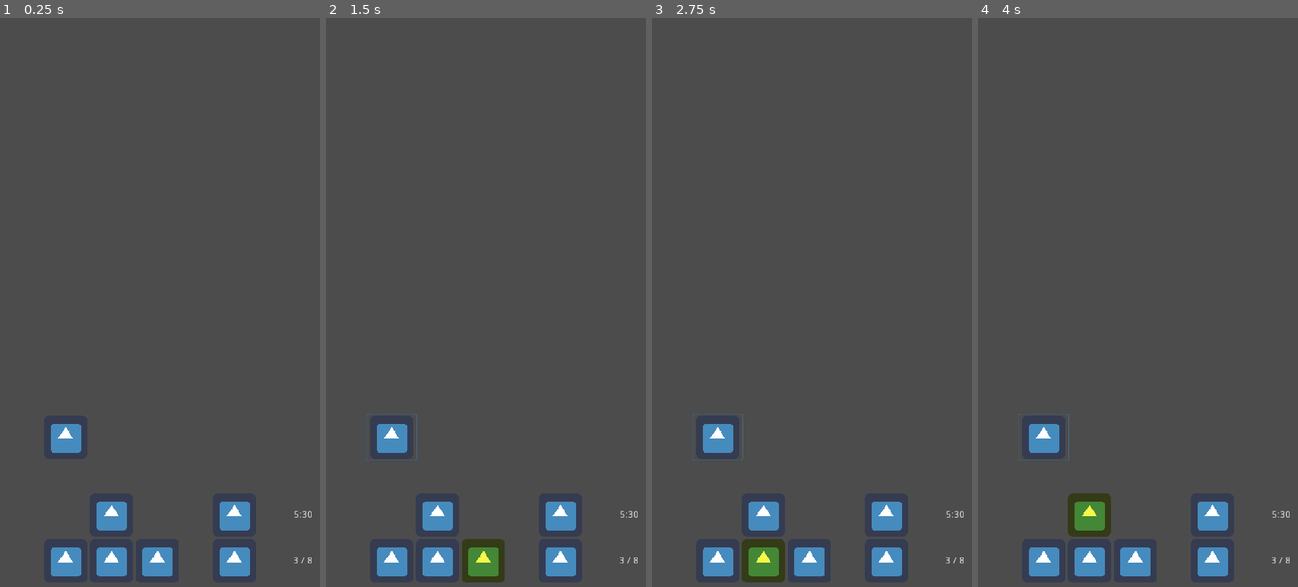
Above: before the commit, frames 1-4 (left to right).
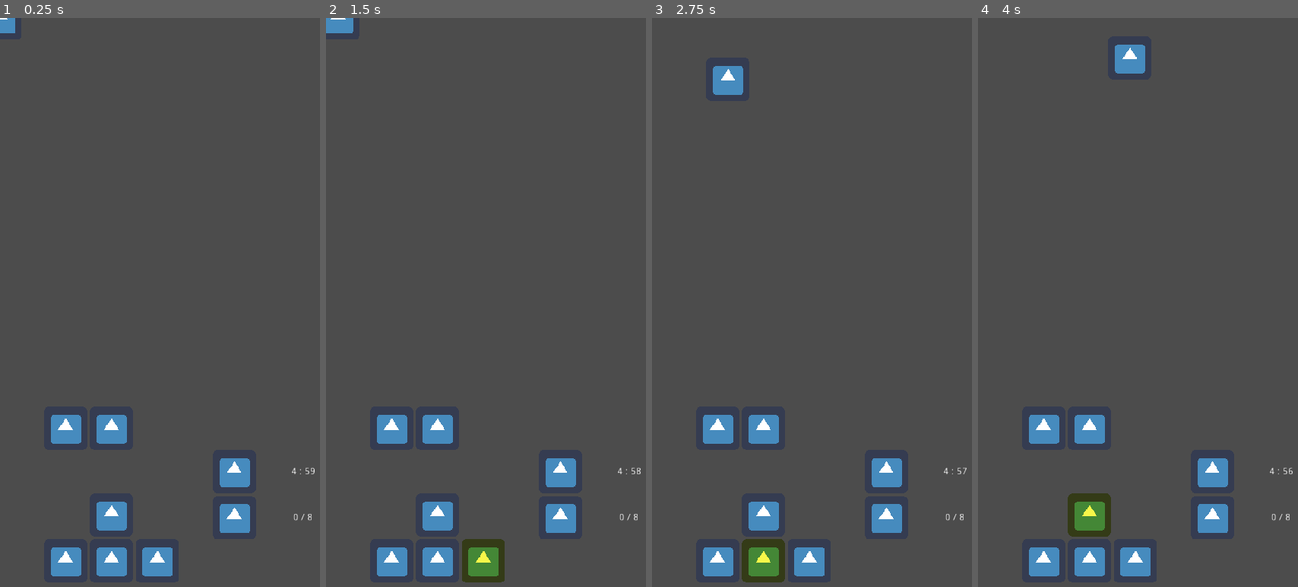
Above: after the commit, the same moments.

Repository: Qwerex56/Memo-Game
Game: Godot game, scene res://src/Scenes/Main.tscn
Same seed, same stepped clock (60 frames per second), same inputs: the game is played once before the commit and once after it. The project has no main scene, so this scene is started directly. The engine's default icon, where the game draws it, is replaced by a stand-in: a white triangle on a blue panel in a dark square.
Inputs (mouse positions are in pixels of both pictures, inside the frame that each line leads up to):
- Up to frame 1 (0.25 s): no input
- Up to frame 2 (1.5 s): click (390, 439) at 0.52 s; tap Enter at 1.25 s; hold D (move_right) from 1.28 s (still down); hold Space (open_tile) from 1.28 s (still down)
- Up to frame 3 (2.75 s): release D (move_right) at 2.03 s; release Space (open_tile) at 2.03 s; hold S (move_down) from 2.03 s (still down); tap Space (open_tile) at 2.1 s
- Up to frame 4 (4 s): release S (move_down) at 2.78 s; hold D (move_right) 2.78-3.53 s; hold Space (open_tile) 2.78-3.53 s; hold W (move_up) from 3.53 s (still down); tap Space (open_tile) at 3.6 s

The runs differ from the first frame. In frame 1, 2.2% of the frame differs, in the area x 0-99%, y 0-99%; in frame 2, 2.3%; in frame 3, 2.5%; in frame 4, 2.5%, in the area x 12-99%, y 4-99%.

Commit message:
Working Game Waiting for textures

Diff:
--- a/default_env.tres
+++ /dev/null
@@ -1,7 +0,0 @@
-[gd_resource type="Environment" load_steps=2 format=2]
-
-[sub_resource type="ProceduralSky" id=1]
-
-[resource]
-background_mode = 2
-background_sky = SubResource( 1 )
--- a/project.godot
+++ b/project.godot
@@ -13,6 +13,11 @@
 "class": "Grid",
 "language": "GDScript",
 "path": "res://src/Game Elements/Grid.gd"
+}, {
+"base": "Node2D",
+"class": "Main_Scene",
+"language": "GDScript",
+"path": "res://src/Scenes/Main.gd"
 }, {
 "base": "Control",
 "class": "Navigation_GUI",
@@ -31,6 +36,7 @@
 } ]
 _global_script_class_icons={
 "Grid": "",
+"Main_Scene": "",
 "Navigation_GUI": "",
 "Player": "",
 "Tile": ""
@@ -90,6 +96,12 @@
 , Object(InputEventKey,"resource_local_to_scene":false,"resource_name":"","device":0,"alt":false,"shift":false,"control":false,"meta":false,"command":false,"pressed":false,"scancode":0,"physical_scancode":16777217,"unicode":0,"echo":false,"script":null)
  ]
 }
+ui_reset_game={
+"deadzone": 0.5,
+"events": [ Object(InputEventKey,"resource_local_to_scene":false,"resource_name":"","device":0,"alt":false,"shift":false,"control":false,"meta":false,"command":false,"pressed":false,"scancode":82,"physical_scancode":0,"unicode":0,"echo":false,"script":null)
+, Object(InputEventKey,"resource_local_to_scene":false,"resource_name":"","device":0,"alt":false,"shift":false,"control":false,"meta":false,"command":false,"pressed":false,"scancode":0,"physical_scancode":82,"unicode":0,"echo":false,"script":null)
+ ]
+}
 
 [mono]
 
@@ -98,7 +110,3 @@
 [physics]
 
 common/enable_pause_aware_picking=true
-
-[rendering]
-
-environment/default_environment="res://default_env.tres"
--- a/src/GUI/Navigation.gd
+++ b/src/GUI/Navigation.gd
@@ -1,12 +1,26 @@
 extends Control
 class_name Navigation_GUI
+
+signal PauseGame()
+signal ResetGrid()
 
 export var arrow_up : NodePath
 export var arrow_down : NodePath
 export var arrow_left : NodePath
 export var arrow_right : NodePath
+export var pause_button : NodePath
+export var restart_button : NodePath
 
 export var glow_color : Color = Color.white
+
+export var main_scene : NodePath
+
+func _unhandled_key_input(event):
+	if event.is_action_pressed("ui_pause", false):
+		emit_signal("PauseGame")
+	if event.is_action_pressed("ui_reset_game", false):
+		emit_signal("ResetGrid")
+	pass
 
 func _process(_delta):
 	if Input.is_action_pressed("move_up"):
@@ -17,6 +31,10 @@
 		GlowUpArrow(get_node(arrow_left), glow_color)
 	if Input.is_action_pressed("move_right"):
 		GlowUpArrow(get_node(arrow_right), glow_color);
+	if Input.is_action_pressed("ui_pause"):
+		GlowUpArrow(get_node(pause_button), glow_color);
+	if Input.is_action_pressed("ui_reset_game"):
+		GlowUpArrow(get_node(restart_button), glow_color);
 
 	if Input.is_action_just_released("move_up"):
 		GlowUpArrow(get_node(arrow_up), Color.white)
@@ -26,12 +44,12 @@
 		GlowUpArrow(get_node(arrow_left), Color.white)
 	if Input.is_action_just_released("move_right"):
 		GlowUpArrow(get_node(arrow_right), Color.white);
+	if Input.is_action_just_released("ui_pause"):
+		GlowUpArrow(get_node(pause_button), Color.white)
+	if Input.is_action_just_released("ui_reset_game"):
+		GlowUpArrow(get_node(restart_button), Color.white)
 	pass
 
 func GlowUpArrow(arr : TextureRect, col : Color):
 	arr.modulate = col
 	pass
-
-func _on_Pause_Button_pressed():
-	print("pause")
-	pass # Replace with function body.
--- a/src/GUI/Navigation.tscn
+++ b/src/GUI/Navigation.tscn
@@ -1,13 +1,7 @@
-[gd_scene load_steps=5 format=2]
+[gd_scene load_steps=3 format=2]
 
 [ext_resource path="res://icon.png" type="Texture" id=1]
 [ext_resource path="res://src/GUI/Navigation.gd" type="Script" id=2]
-
-[sub_resource type="InputEventAction" id=1]
-action = "ui_pause"
-
-[sub_resource type="ShortCut" id=2]
-shortcut = SubResource( 1 )
 
 [node name="Navigation" type="Control"]
 anchor_top = 0.633
@@ -23,6 +17,8 @@
 arrow_down = NodePath("ButtonVisualizer/ArrowDown")
 arrow_left = NodePath("ButtonVisualizer/ArrowLeft")
 arrow_right = NodePath("ButtonVisualizer/ArrowRight")
+pause_button = NodePath("GameRestart/PauseGame")
+restart_button = NodePath("GameRestart/ResetGrid")
 glow_color = Color( 1.2, 1.2, 0.5, 1 )
 
 [node name="ButtonVisualizer" type="GridContainer" parent="."]
@@ -73,9 +69,9 @@
 
 [node name="GameStatus" type="VBoxContainer" parent="."]
 anchor_left = 0.53
-anchor_top = 0.475
+anchor_top = 0.246429
 anchor_right = 0.93
-anchor_bottom = 0.946429
+anchor_bottom = 0.717858
 rect_min_size = Vector2( 200, 0 )
 __meta__ = {
 "_edit_group_": true,
@@ -127,21 +123,29 @@
 margin_right = 200.0
 margin_bottom = 39.0
 size_flags_horizontal = 3
-text = "3 / 8"
+text = "0 / 8"
 align = 1
 valign = 1
 
-[node name="Pause Button" type="Button" parent="."]
-anchor_left = 0.018
-anchor_top = 0.0535714
-anchor_right = 0.17
-anchor_bottom = 0.303571
-rect_min_size = Vector2( 64, 64 )
-shortcut = SubResource( 2 )
-icon = ExtResource( 1 )
-flat = true
+[node name="GameRestart" type="HBoxContainer" parent="."]
+anchor_left = 0.03
+anchor_top = 0.0178571
+anchor_right = 0.294
+anchor_bottom = 0.246429
 __meta__ = {
+"_edit_group_": true,
 "_edit_use_anchors_": true
 }
 
-[connection signal="pressed" from="Pause Button" to="." method="_on_Pause_Button_pressed"]
+[node name="PauseGame" type="TextureRect" parent="GameRestart"]
+margin_right = 64.0
+margin_bottom = 64.0
+rect_min_size = Vector2( 64, 64 )
+texture = ExtResource( 1 )
+
+[node name="ResetGrid" type="TextureRect" parent="GameRestart"]
+margin_left = 68.0
+margin_right = 132.0
+margin_bottom = 64.0
+rect_min_size = Vector2( 64, 64 )
+texture = ExtResource( 1 )
--- a/src/Game Elements/Grid.gd
+++ b/src/Game Elements/Grid.gd
@@ -1,5 +1,8 @@
 extends Node
 class_name Grid
+
+signal EndGame(hasWon)
+signal PairConnected()
 
 export var GRID_SIZE = 4
 export var CELL_SIZE : int = 64
@@ -12,8 +15,6 @@
 var tile_counter = 0
 
 var selected_tiles : Array= []
-
-signal EndGame(hasWon)
 
 func _enter_tree():
 	tiles = GenerateGrid()
@@ -41,7 +42,7 @@
 
 	for y in GRID_SIZE:
 		for x in GRID_SIZE:
-			grid[i].global_position = Vector2(x, y) * CELL_SIZE + top_left_position - offset * (GRID_SIZE - 1)
+			grid[i].global_position = Vector2(x, y) * CELL_SIZE + top_left_position
 			grid[i].global_position.x += offset.x * x
 			grid[i].global_position.y += offset.y * y
 			i += 1;
@@ -71,6 +72,8 @@
 	selected_tiles = []
 	tile_counter = 0
 
+	emit_signal("PairConnected", GRID_SIZE * 2 - ((tiles.size() / 2) % (GRID_SIZE * 2)))
+
 	if tiles.empty():
 		emit_signal("EndGame", true)
 	pass
@@ -84,6 +87,13 @@
 	CompareTiles()
 	pass
 
+func ClearGrid():
+	tile_counter = 0
+	selected_tiles = []
+	for tile in tiles:
+		tile.queue_free()
+	pass
+
 func _on_TimeLeft_timeout():
 	emit_signal("EndGame", false)
 	pass
--- a/src/Game Elements/Grid.tscn
+++ b/src/Game Elements/Grid.tscn
@@ -4,5 +4,5 @@
 
 [node name="Grid" type="Node"]
 script = ExtResource( 1 )
-top_left_position = Vector2( 120, 120 )
+top_left_position = Vector2( 189, 189 )
 offset = Vector2( 10, 10 )
--- /dev/null
+++ b/src/Scenes/Main.gd
@@ -0,0 +1,40 @@
+extends Node2D
+class_name Main_Scene
+
+func _process(_delta):
+	var time_left = get_node("%TimeLeft")
+	#warning-ignore:INTEGER_DIVISION
+	var minutes : int = int(time_left.time_left) / 60
+	var seconds : int = int(time_left.time_left) % 60
+	get_node("GUI/Navigation/GameStatus/TimeLeft/Label").text = str(minutes) + " : " + str(seconds)
+	pass
+
+func ResetGrid():
+	var grid = get_node("%Grid")
+	grid.ClearGrid()
+	get_node("%TimeLeft").start()
+	grid.tiles = grid.GenerateGrid()
+	get_node("GUI/Navigation/GameStatus/PairsCollected/Label").text = "0 / 8"
+	pass
+
+func PauseGame():
+	print("Game Paused")
+	pass
+
+func _on_Navigation_ResetGrid():
+	ResetGrid()
+	pass
+
+func _on_Navigation_PauseGame():
+	PauseGame()
+	pass
+
+func _on_Grid_EndGame(hasWon : bool):
+	if hasWon:
+		return
+	PauseGame()
+	pass
+
+func _on_Grid_PairConnected(count : int):
+	get_node("GUI/Navigation/GameStatus/PairsCollected/Label").text = str(count) + " / 8"
+	pass
--- a/src/Scenes/Main.tscn
+++ b/src/Scenes/Main.tscn
@@ -1,17 +1,44 @@
-[gd_scene load_steps=3 format=2]
+[gd_scene load_steps=6 format=2]
 
 [ext_resource path="res://src/GUI/Navigation.tscn" type="PackedScene" id=1]
+[ext_resource path="res://src/Game Elements/Player.tscn" type="PackedScene" id=2]
+[ext_resource path="res://src/Game Elements/Grid.tscn" type="PackedScene" id=3]
+[ext_resource path="res://src/Scenes/Main.gd" type="Script" id=4]
 
 [sub_resource type="Environment" id=1]
 glow_enabled = true
 glow_high_quality = true
 
 [node name="Main" type="Node2D"]
+script = ExtResource( 4 )
+
+[node name="Player" parent="." instance=ExtResource( 2 )]
+unique_name_in_owner = true
+move_speed = 150.0
+
+[node name="Grid" parent="." instance=ExtResource( 3 )]
+unique_name_in_owner = true
+
+[node name="TimeLeft" type="Timer" parent="."]
+unique_name_in_owner = true
+wait_time = 300.0
+one_shot = true
+autostart = true
 
 [node name="GUI" type="CanvasLayer" parent="."]
 
 [node name="Navigation" parent="GUI" instance=ExtResource( 1 )]
+__meta__ = {
+"_edit_group_": true
+}
 glow_color = Color( 0.96875, 0.96875, 0.287598, 1 )
+main_scene = NodePath("../..")
 
 [node name="WorldEnvironment" type="WorldEnvironment" parent="."]
 environment = SubResource( 1 )
+
+[connection signal="EndGame" from="Grid" to="." method="_on_Grid_EndGame"]
+[connection signal="PairConnected" from="Grid" to="." method="_on_Grid_PairConnected"]
+[connection signal="timeout" from="TimeLeft" to="Grid" method="_on_TimeLeft_timeout"]
+[connection signal="PauseGame" from="GUI/Navigation" to="." method="_on_Navigation_PauseGame"]
+[connection signal="ResetGrid" from="GUI/Navigation" to="." method="_on_Navigation_ResetGrid"]
Not shown, changed: .mono/metadata/ide_messaging_meta.txt
